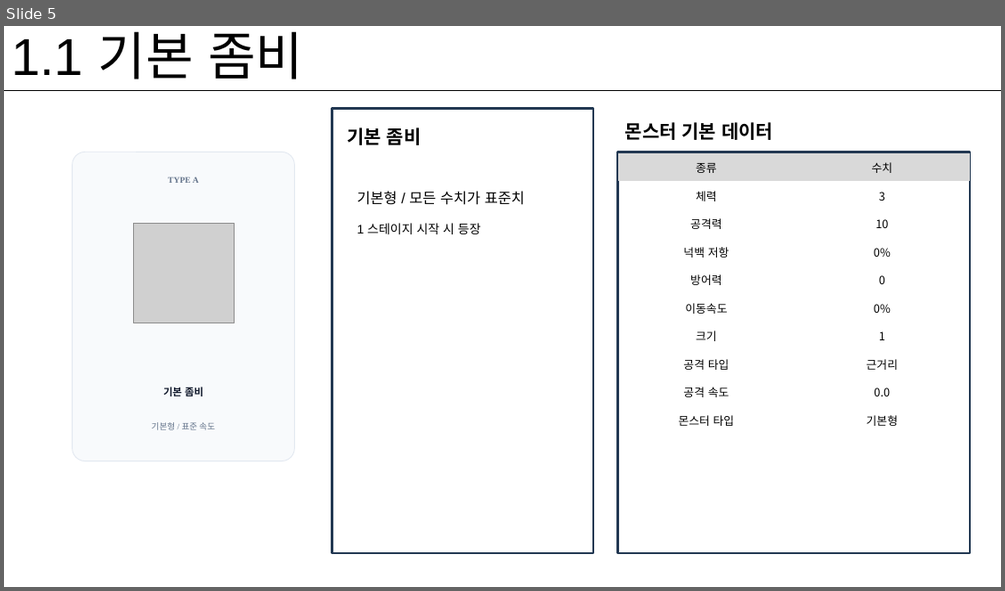
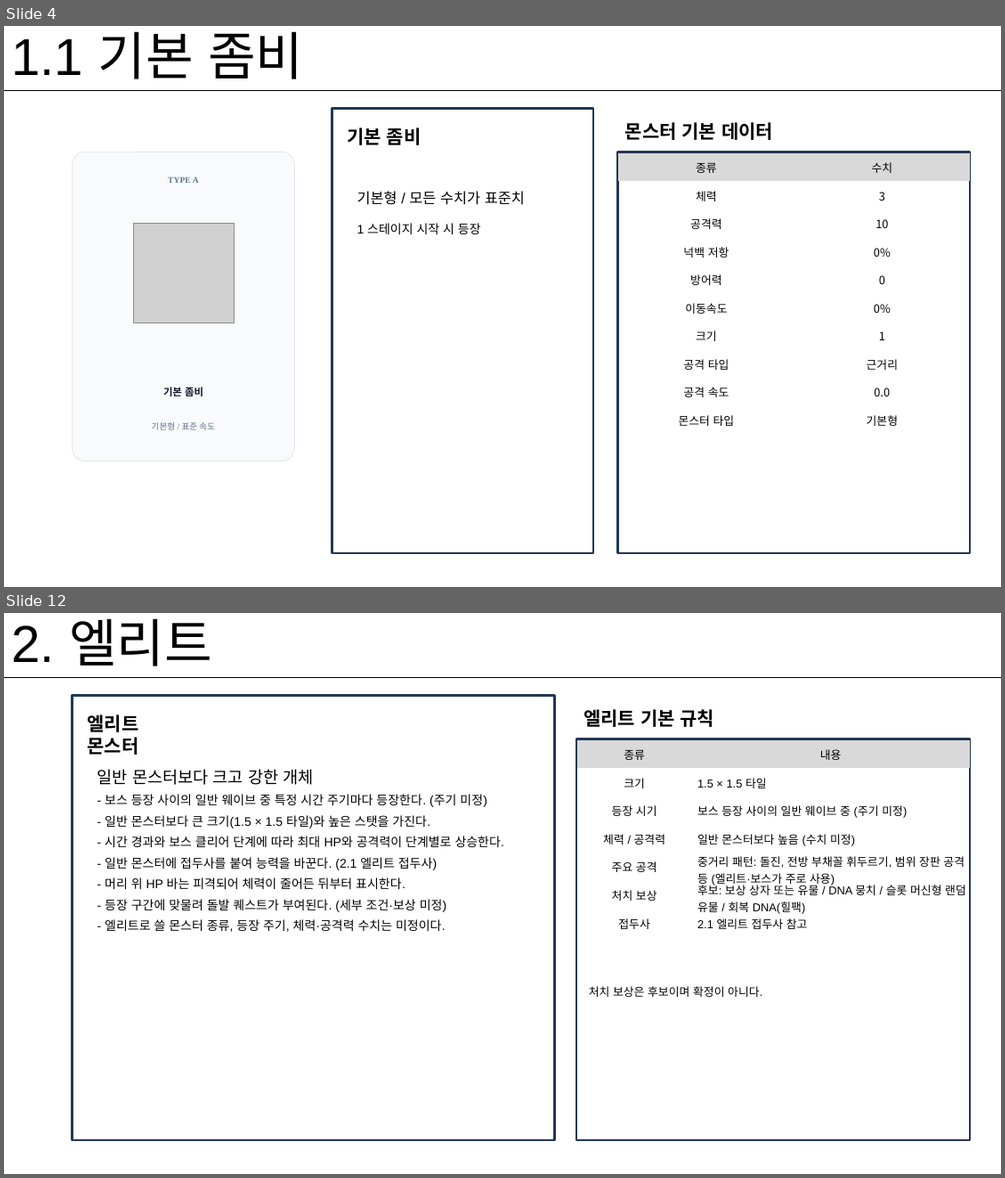
Before and after one commit to gitgiung/SBSAcademy_Team01, a slide deck: Zomso_Monster_기획서.pptx. Shown one above the other, each under a label of ours: slide 5 before the commit, slides 4 and 12 after it; the slides between them are not shown. The pictures are 1005x591 and 1005x1178 pixels, drawn with LibreOffice and Linux fonts; fonts in the diff are those of the drawing; grey boxes stand for pictures. Boxes give left, top, right and bottom in pixels: in the first picture for what was removed or moved away, otherwise in the second. Text is boxed around its words. In the diff, an @@ line names an element or a change of style, - is before the commit and + after.

```diff
--- a/Zomso_Monster_기획서.pptx
+++ b/Zomso_Monster_기획서.pptx
@@ slide 12 added at box(4, 613, 1001, 1174), background #FFFFFF @@
@@ text added at box(11, 618, 212, 666), 50 pt, text #000000 @@
+2. 엘리트
@@ line added from (4, 677) to (1001, 677), #000000 0.75 pt @@
@@ rectangle added at box(72, 695, 554, 1140), outline #233953 2 pt @@
@@ text added at box(87, 714, 138, 755), 18 pt, text #000000, bold @@
+엘리트 몬스터
@@ text added at box(583, 709, 715, 727), 18 pt, text #000000, bold @@
+엘리트 기본 규칙
@@ rectangle added at box(577, 738, 971, 1140), outline #233953 2 pt @@
@@ table added at box(577, 740, 971, 937), 7 rows, 2 columns @@
+종류 | 내용
+크기 | 1.5 × 1.5 타일
+등장 시기 | 보스 등장 사이의 일반 웨이브 중 (주기 미정)
+체력 / 공격력 | 일반 몬스터보다 높음 (수치 미정)
+주요 공격 | 중거리 패턴: 돌진, 전방 부채꼴 휘두르기, 범위 장판 공격 등 (엘리트·보스가 주로 사용)
+처치 보상 | 후보: 보상 상자 또는 유물 / DNA 뭉치 / 슬롯 머신형 랜덤 유물 / 회복 DNA(힐팩)
+접두사 | 2.1 엘리트 접두사 참고
@@ text added at box(97, 769, 505, 932), 12 pt, text #000000 @@
+일반 몬스터보다 크고 강한 개체
+- 보스 등장 사이의 일반 웨이브 중 특정 시간 주기마다 등장한다. (주기 미정)
+- 일반 몬스터보다 큰 크기(1.5 × 1.5 타일)와 높은 스탯을 가진다.
+- 시간 경과와 보스 클리어 단계에 따라 최대 HP와 공격력이 단계별로 상승한다.
+- 일반 몬스터에 접두사를 붙여 능력을 바꾼다. (2.1 엘리트 접두사)
+- 머리 위 HP 바는 피격되어 체력이 줄어든 뒤부터 표시한다.
+- 등장 구간에 맞물려 돌발 퀘스트가 부여된다. (세부 조건·보상 미정)
+- 엘리트로 쓸 몬스터 종류, 등장 주기, 체력·공격력 수치는 미정이다.
@@ text added at box(589, 986, 762, 997), 11 pt, text #000000 @@
+처치 보상은 후보이며 확정이 아니다.
@@ what was slide 5 is now slide 4 @@
```
Also in this commit, not shown: 5 slides changed, 8 other slides added, 2 slides removed, 2 other files.
